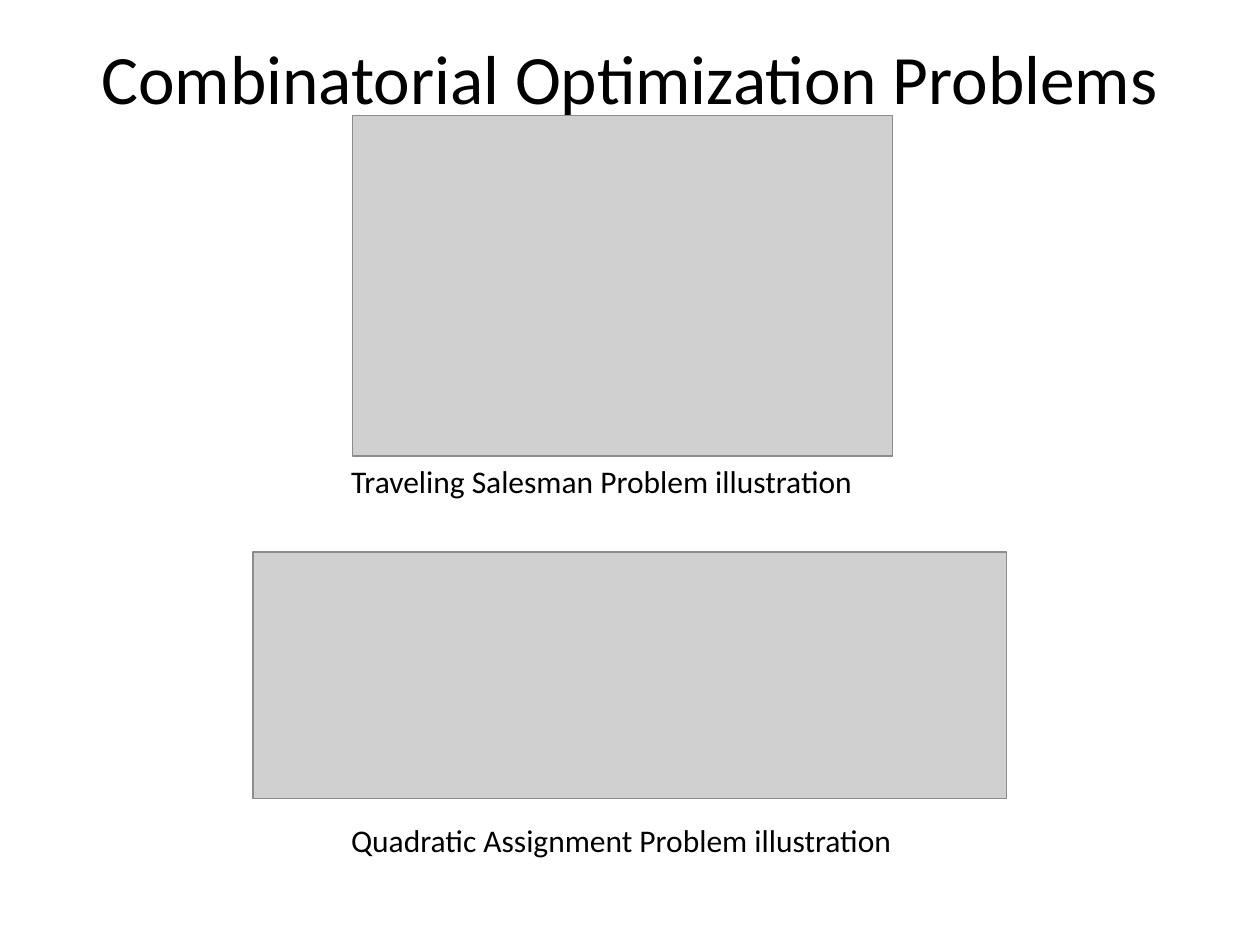
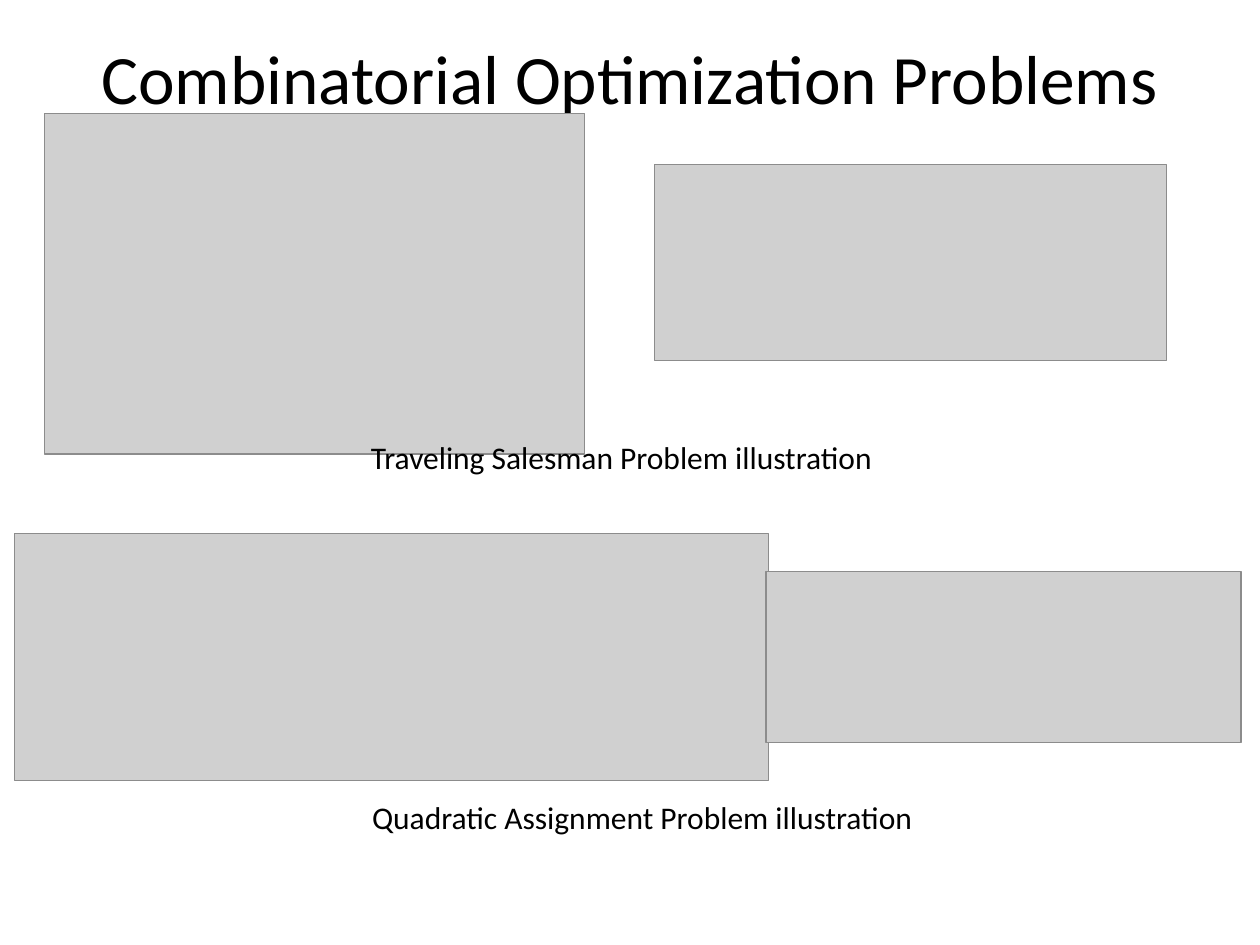
Before and after one commit to ElderMayday/preparatory-work, a slide deck: slide 2 of slides/slides.pptx. Drawn at 1260x945 pixels with LibreOffice and Linux fonts; fonts in the diff are those of the drawing; grey boxes stand for pictures. Boxes give left, top, right and bottom in pixels: in the first picture for what was removed or moved away, otherwise in the second. Text is boxed around its words. In the diff, an @@ line names an element or a change of style, - is before the commit and + after.

```diff
--- a/slides/slides.pptx
+++ b/slides/slides.pptx
@@ picture: place and size @@
-picture at bbox=[353, 116, 893, 456]
+picture at bbox=[44, 113, 585, 454]
@@ picture added at bbox=[655, 165, 1167, 360] @@
@@ text "Traveling Salesman Problem illustration" rewrapped from bbox=[351, 471, 851, 499] to bbox=[371, 442, 871, 476] @@
@@ picture: place and size @@
-picture at bbox=[253, 552, 1007, 799]
+picture at bbox=[15, 534, 769, 781]
@@ picture added at bbox=[766, 572, 1241, 742] @@
@@ text "Quadratic Assignment Problem illustration": place and size @@
-text "Quadratic Assignment Problem illustration" at bbox=[351, 830, 890, 858]
+text "Quadratic Assignment Problem illustration" at bbox=[372, 807, 911, 835]
```
Also in this commit, not shown: 1 other slide changed, 2 slides added, 2 slides removed.
